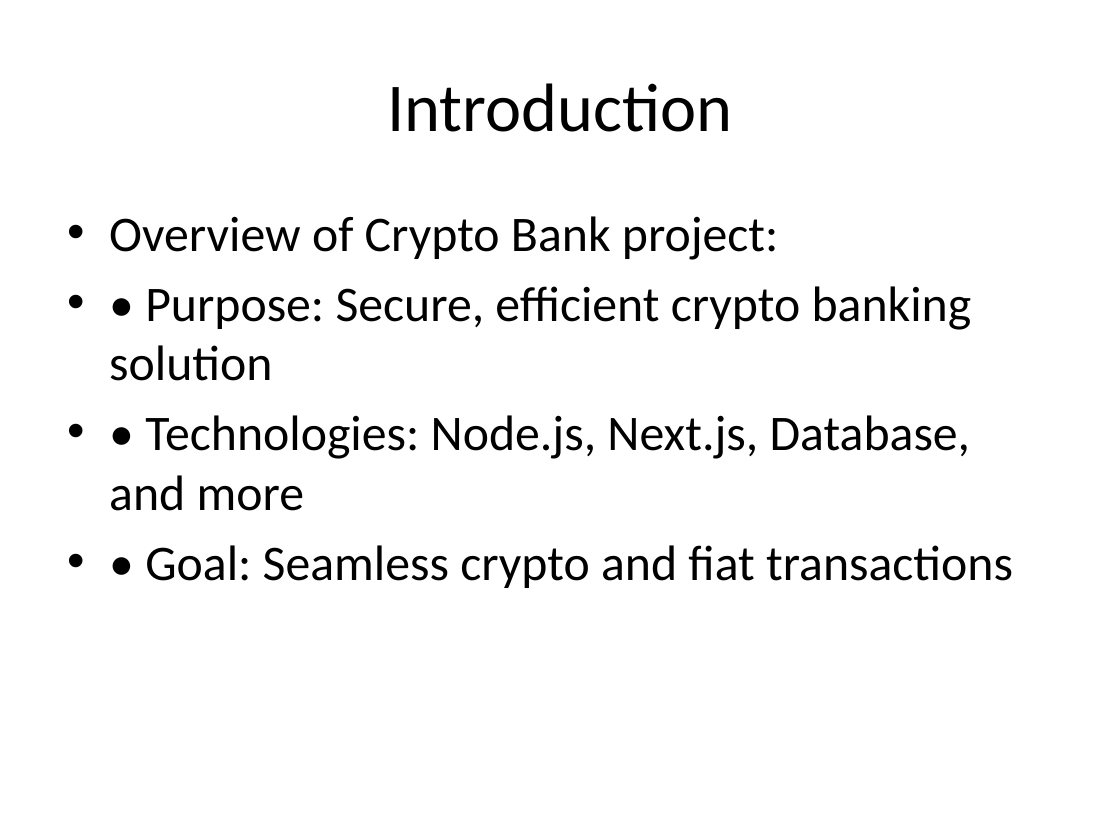
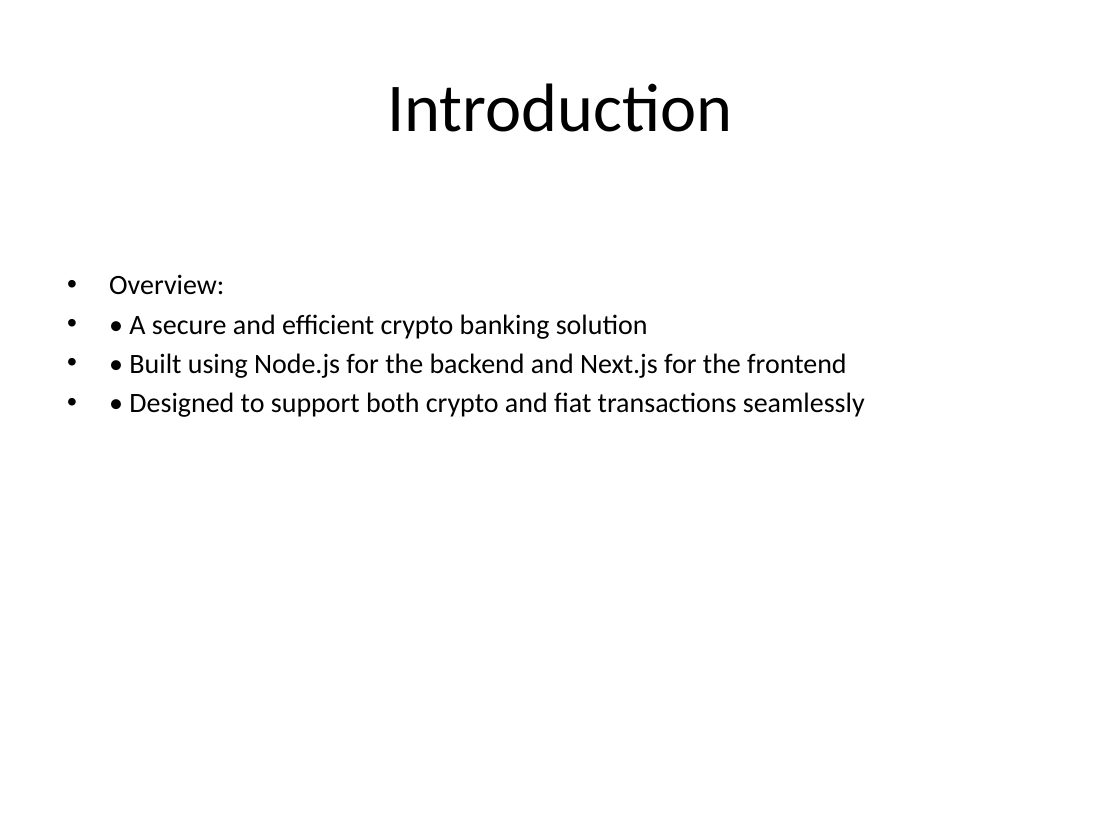
Before and after one commit to MedMoncef/cryptoBank, a slide deck: slide 2 of presentation/CryptoBankPresentation.pptx. Drawn at 1120x840 pixels with LibreOffice and Linux fonts; fonts in the diff are those of the drawing. Boxes give left, top, right and bottom in pixels: in the first picture for what was removed or moved away, otherwise in the second. Text is boxed around its words. In the diff, an @@ line names an element or a change of style, - is before the commit and + after.

```diff
--- a/presentation/CryptoBankPresentation.pptx
+++ b/presentation/CryptoBankPresentation.pptx
@@ text at box(109, 274, 865, 417): text changed; size 32 to 18 pt @@
-• Overview of Crypto Bank project:
-• • Purpose: Secure, efficient crypto banking solution
-• • Technologies: Node.js, Next.js, Database, and more
-• • Goal: Seamless crypto and fiat transactions
+• Overview:
+• • A secure and efficient crypto banking solution
+• • Built using Node.js for the backend and Next.js for the frontend
+• • Designed to support both crypto and fiat transactions seamlessly
```
Also in this commit, not shown: 10 other slides changed, 20 other files.
